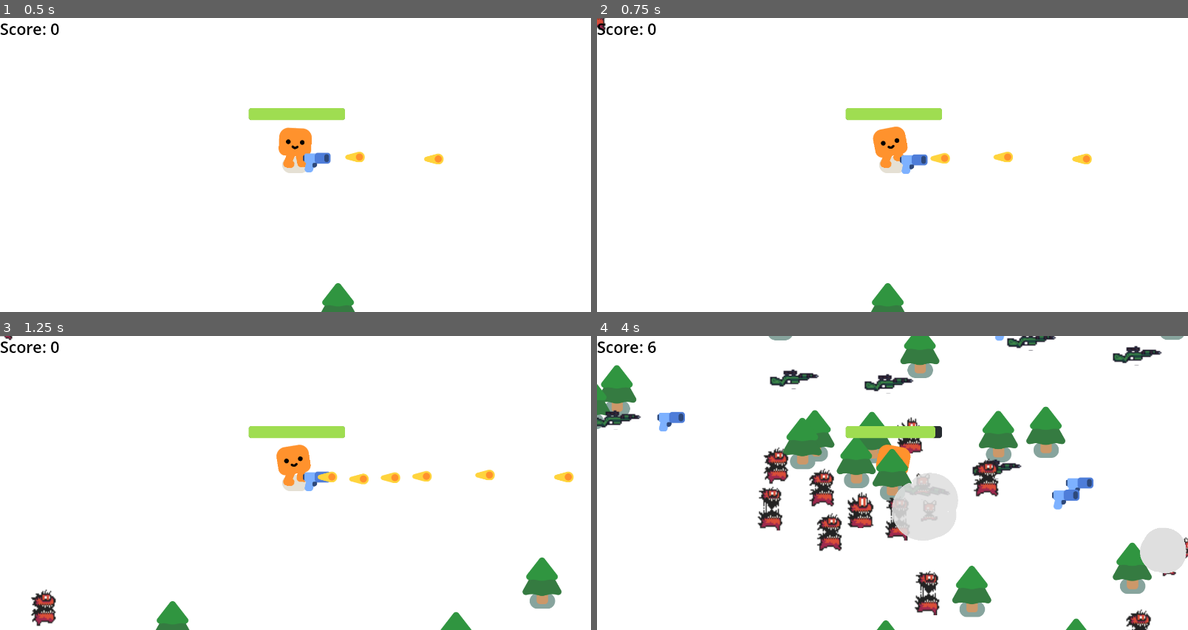
Above: before the commit, frames 1-4 (two rows, left to right).
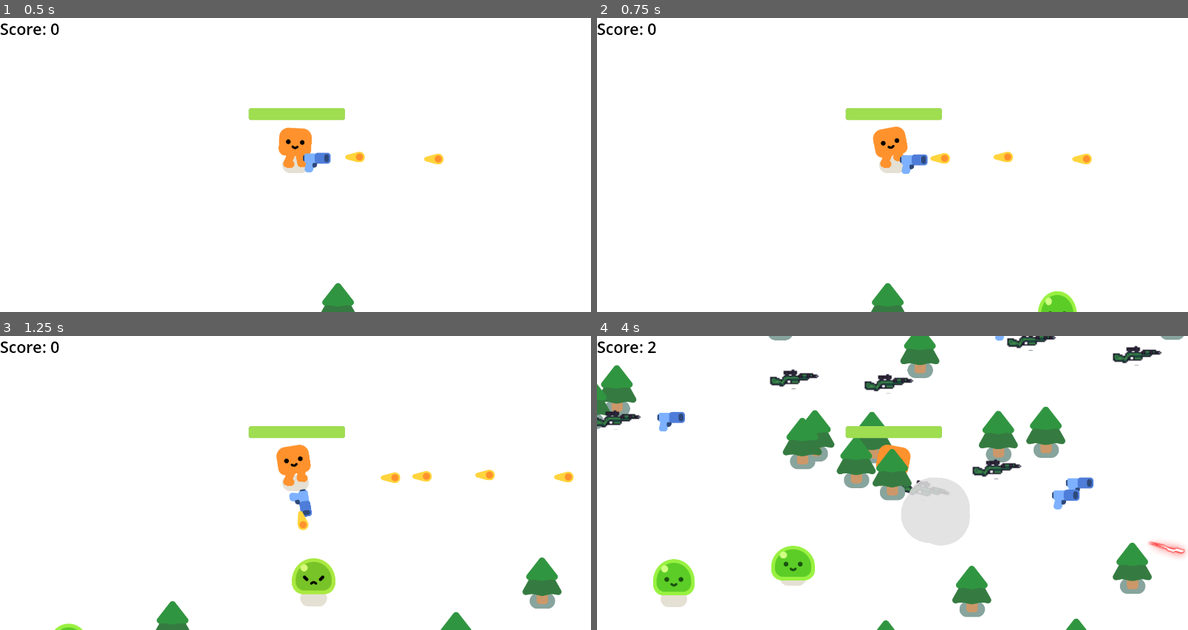
Above: after the commit, the same moments.

Repository: arad991/topdown_shooter_2d
Game: Godot game, scene res://scenes/survivors_game.tscn
Two runs of this game, one before a commit and one after it. Both use one fixed random seed, a clock stepped at 60 frames per second and the inputs below.
Inputs (mouse positions are in pixels of both pictures, inside the frame that each line leads up to):
- Up to frame 1 (0.5 s): no input
- Up to frame 2 (0.75 s): move the mouse to (1022, 150) at 0.52 s; hold D (move_right) from 0.53 s (still down)
- Up to frame 3 (1.25 s): keep holding D (move_right)
- Up to frame 4 (4 s): move the mouse to (774, 497) at 1.27 s; release D (move_right) at 1.28 s; hold S (move_down) 1.28-2.03 s; move the mouse to (951, 418) at 2.02 s; hold D (move_right) 2.03-2.78 s; move the mouse to (862, 541) at 2.77 s; hold W (move_up) 2.78-3.53 s; move the mouse to (1069, 527) at 3.52 s; hold A (move_left) from 3.53 s (still down)

Frame 1 is identical in both runs. In frame 2, 0.4% of the frame differs, in the area x 0-82%, y 0-100%; in frame 3, 2.1%; in frame 4, 7.4%, in the area x 8-100%, y 1-100%.

Commit message:
added invinciblity for small_demon when it's spawned from the big_demon, so it won't get hurt from the same bullet that hit its parent big_demon

Diff:
--- a/big_demon.gd
+++ b/big_demon.gd
@@ -39,5 +39,7 @@
 	const SMALL_DEMON = preload("res://scenes/small_demon.tscn")
 	for i in num_of_demons_to_spawn:
 		var small_demon = SMALL_DEMON.instantiate()
+		small_demon.set_invincible_value(true)
 		small_demon.global_position = self.global_position + Vector2(randf_range(5, 10), randf_range(5, 10))
+
 		game_manager.add_child(small_demon)
--- a/scenes/survivors_game.tscn
+++ b/scenes/survivors_game.tscn
@@ -48,7 +48,7 @@
 progress = 5047.17
 
 [node name="MobSpawner" type="Timer" parent="."]
-wait_time = 0.3
+wait_time = 0.6
 autostart = true
 
 [node name="GameOver" type="CanvasLayer" parent="."]
--- a/small_demon.gd
+++ b/small_demon.gd
@@ -4,17 +4,34 @@
 const SCORE_ON_KILLED = 1
 const MOB_SPEED = 550.0
 
+@export var is_invincible: bool = false
+
 @onready var player: CharacterBody2D = get_node("/root/Game/Player")
 @onready var game_manager: Node2D = get_node("/root/Game")
 
 # Called when the node enters the scene tree for the first time.
 func _ready() -> void:
-	pass
+	if is_invincible:
+		# Create a timer for the invincibility period
+		var timer = Timer.new()
+		timer.wait_time = 0.3
+		timer.one_shot = true
+		add_child(timer)
+		timer.connect("timeout", self.remove_invincibility) #small demon has the func 'remove_invincibility'
+		timer.start()
+
 
 func _physics_process(delta: float) -> void:
 	var direction = global_position.direction_to(player.global_position)
 	velocity = direction * MOB_SPEED
+
+	if is_invincible:
+		self.set_collision_layer_value(2, false)
+	else:
+		self.set_collision_layer_value(2, true)
+
 	move_and_slide()
+
 
 
 func take_damage(damage):
@@ -34,3 +51,13 @@
 		# Scale the smoke based on mob size
 		var mob_size = Vector2(1,1) / %SmallDemonSprite.scale
 		smoke.scale = mob_size  # Scale the smoke node using the mob size
+
+
+func set_invincible_value(value: bool) -> void:
+	self.is_invincible = value
+
+func can_be_invincible() -> bool:
+	return true
+
+func remove_invincibility() -> void:
+	self.set_invincible_value(false)
--- a/survivors_game.gd
+++ b/survivors_game.gd
@@ -66,8 +66,8 @@
 func spawn_mob():
 	var mobs_array = [preload("res://scenes/mob.tscn"), preload("res://scenes/big_demon.tscn"), preload("res://scenes/small_demon.tscn")]
 	#var new_mob = preload("res://scenes/mob.tscn").instantiate()
-	#var selected_mob_index = randi() % (mobs_array.size())
-	var selected_mob_index = 1
+	var selected_mob_index = randi() % (mobs_array.size())
+	#var selected_mob_index = 1 # FOR DEBUGGING CERTAIN MOB
 	var new_mob = mobs_array[selected_mob_index].instantiate()
 	%PathFollow2D.progress_ratio = randf()
 	new_mob.global_position = %PathFollow2D.global_position
